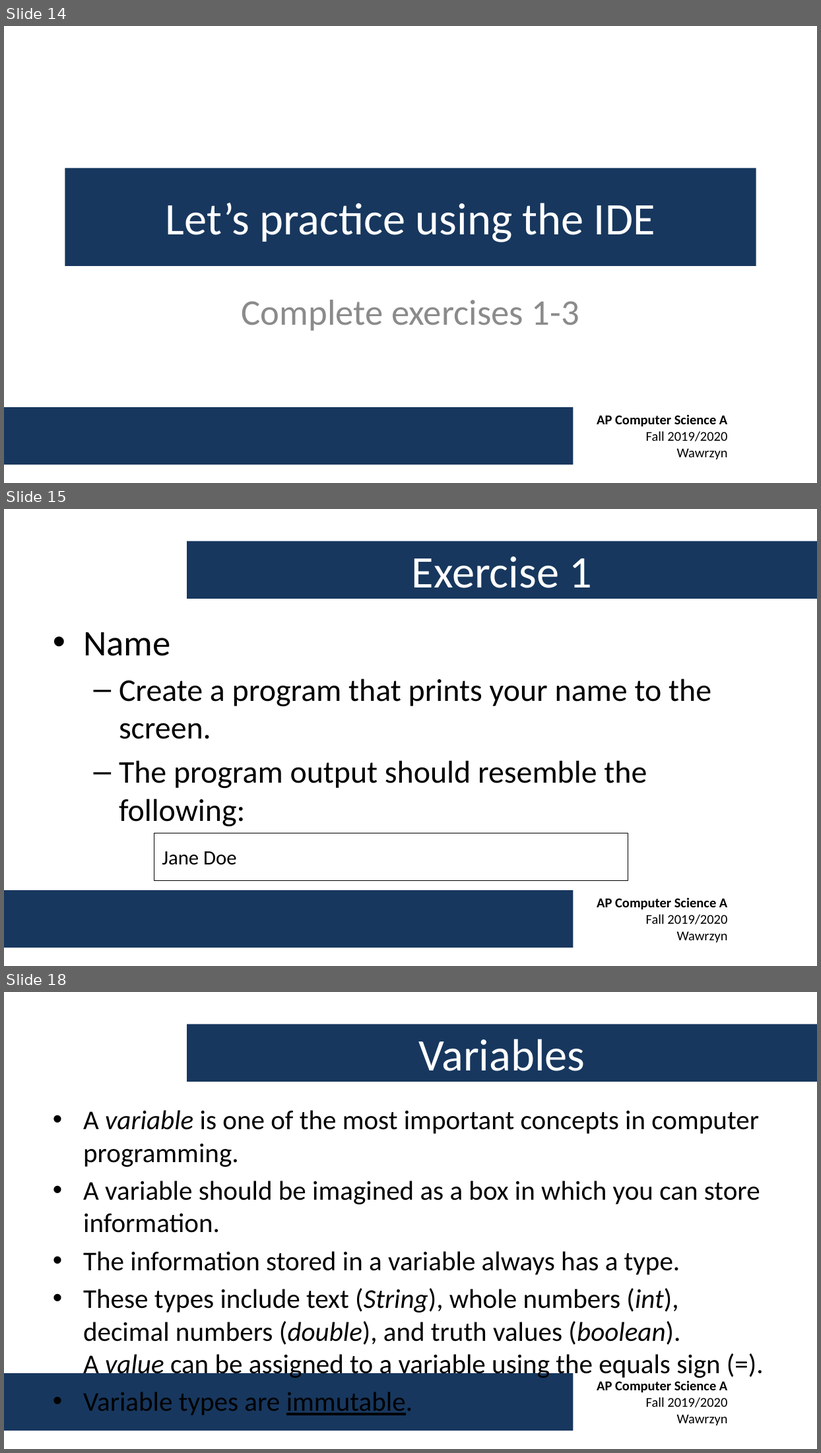
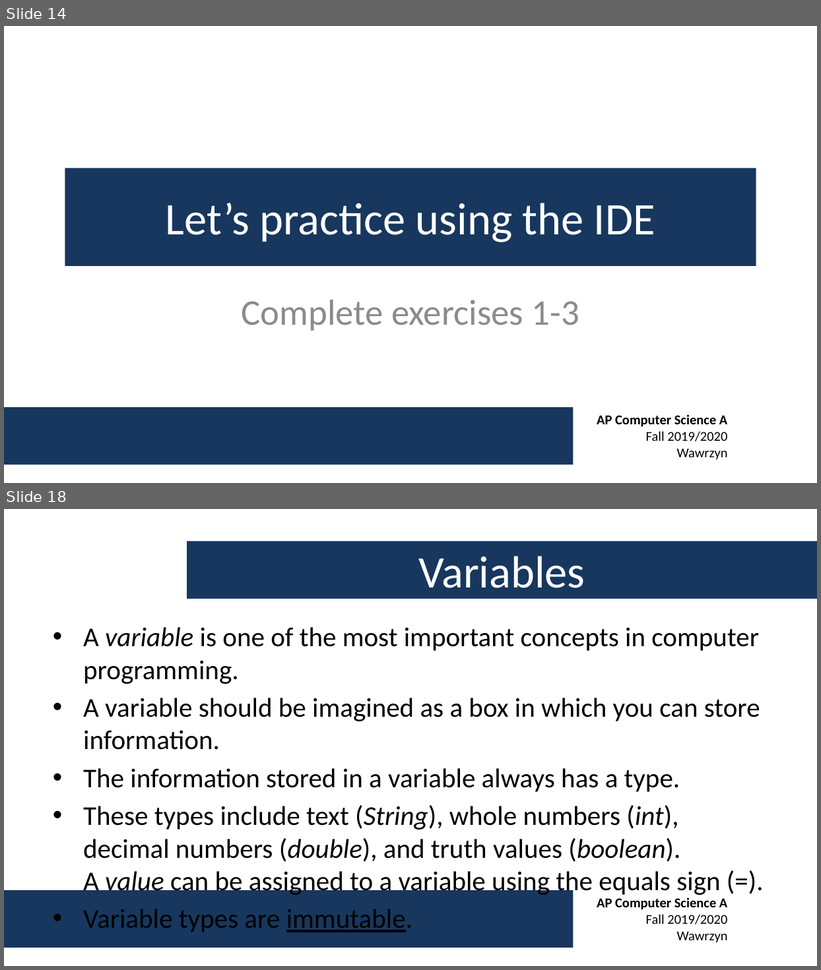
Before and after one commit to swawrzyn/shtcs-ap-cs-fall-2019, a slide deck: Week 1/AP CS A - Week 1 Lecture.pptx. Shown one above the other, each under a label of ours: slides 14, 15 and 18 before the commit, slides 14 and 18 after it; the slides between them are not shown. The pictures are 821x1453 and 821x970 pixels, drawn with LibreOffice and Linux fonts; fonts in the diff are those of the drawing; background and template pictures are left out. Boxes give left, top, right and bottom in pixels: in the first picture for what was removed or moved away, otherwise in the second. Text is boxed around its words. In the diff, an @@ line names an element or a change of style, - is before the commit and + after.

```diff
--- a/Week 1/AP CS A - Week 1 Lecture.pptx
+++ b/Week 1/AP CS A - Week 1 Lecture.pptx
@@ slide 15 removed at box(4, 509, 817, 966), background #FFFFFF; not listed: 2 template elements that a slide beside it also shows @@
@@ title removed at box(187, 541, 817, 599) @@
-Exercise 1
@@ text removed at box(83, 632, 712, 827) @@
-• Name
-  – Create a program that prints your name to the screen.
-  – The program output should resemble the following:
@@ rectangle removed at box(154, 834, 628, 881) @@
-Jane Doe
```
Also in this commit, not shown: 1 slide changed, 11 slides added, 5 other slides removed, 1 other file.
